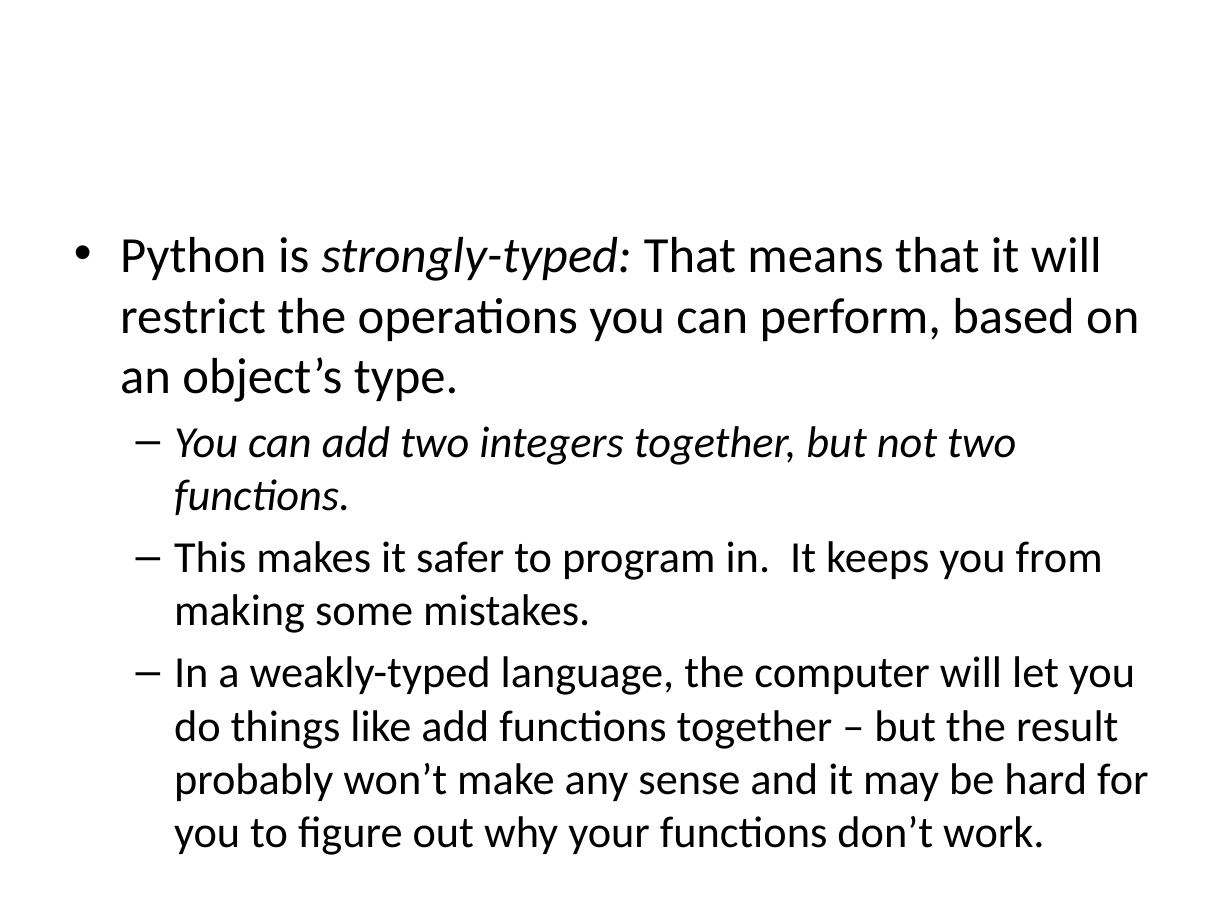
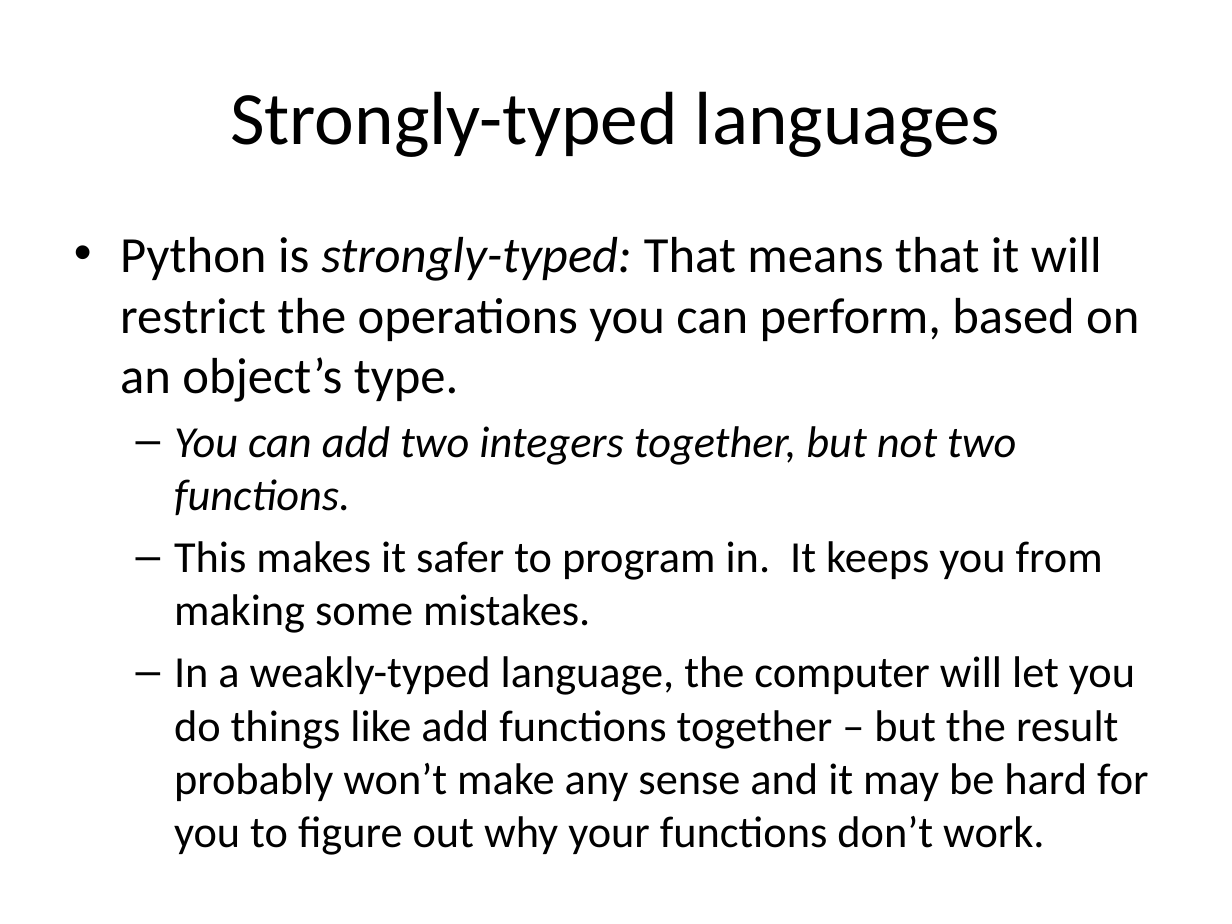
Before and after one commit to zengm71/Course-Overview, a slide deck: slide 4 of week_1/1.4 Objects.pptx. Drawn at 1232x924 pixels with LibreOffice and Linux fonts; fonts in the diff are those of the drawing. Boxes give left, top, right and bottom in pixels: in the first picture for what was removed or moved away, otherwise in the second. Text is boxed around its words. In the diff, an @@ line names an element or a change of style, - is before the commit and + after.

```diff
--- a/week_1/1.4 Objects.pptx
+++ b/week_1/1.4 Objects.pptx
@@ title added at [230, 91, 1000, 157], 44 pt, text #000000 @@
+Strongly-typed languages
```
Also in this commit, not shown: 4 other files.
